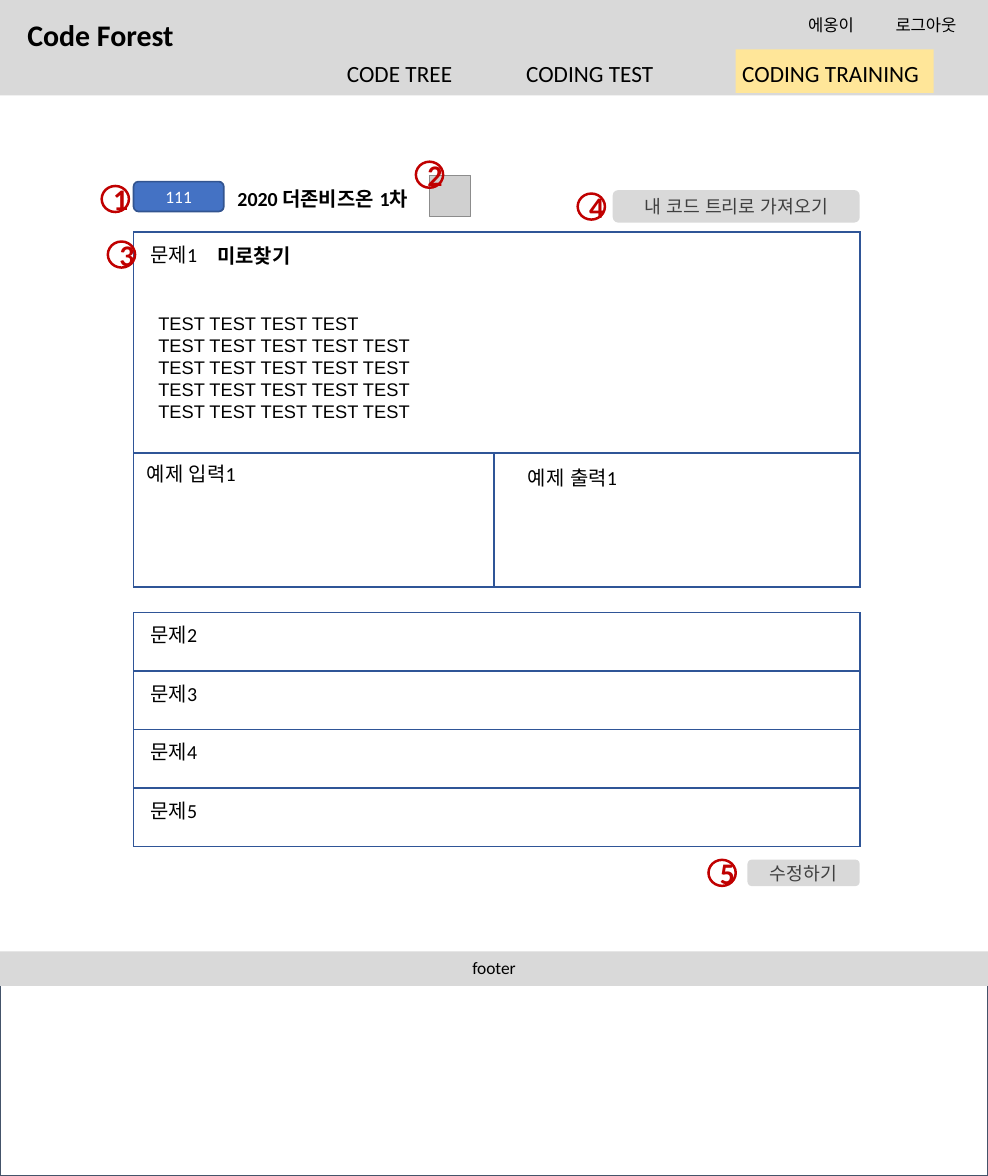
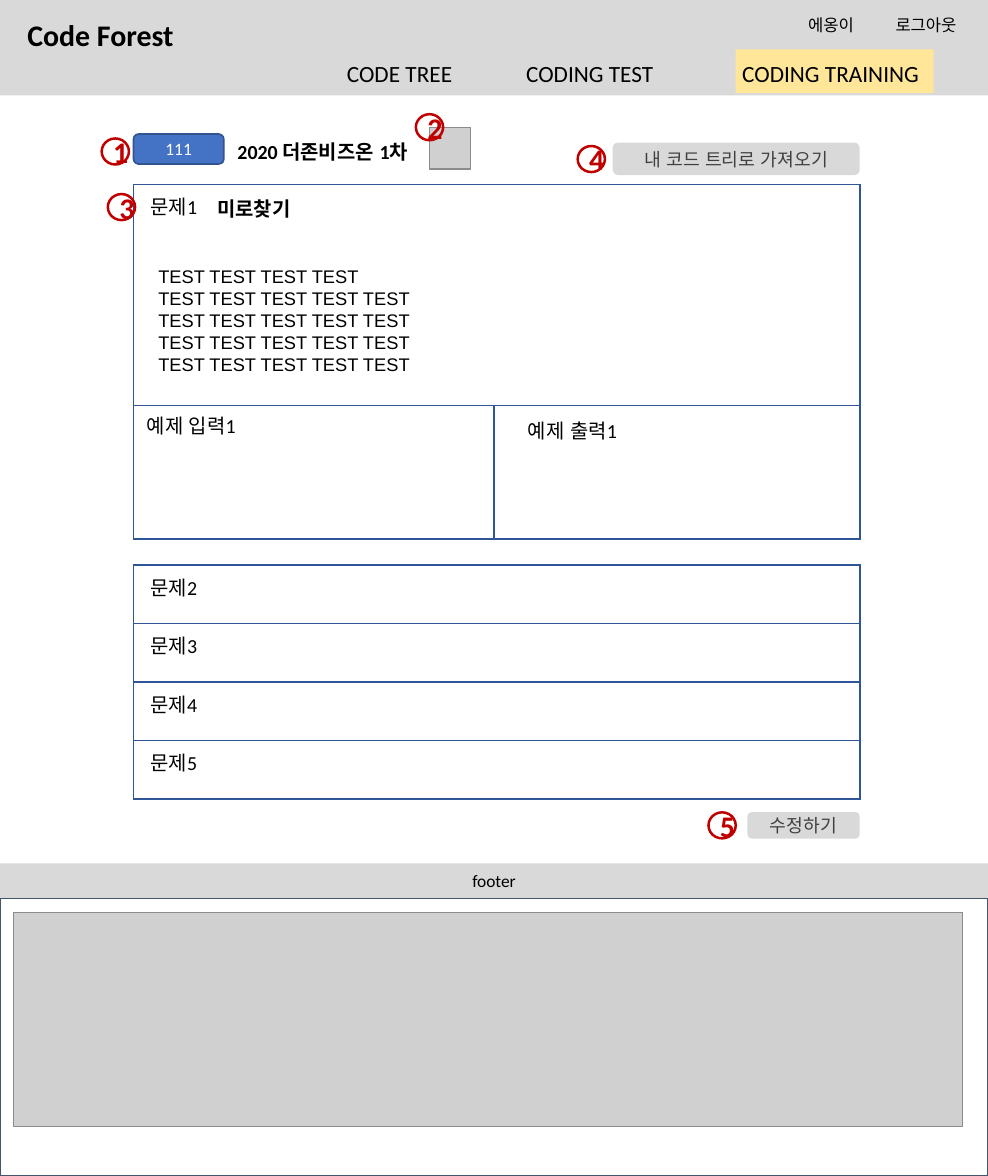
Before and after one commit to btcdd/document, a slide deck: slide 16 of 스토리보드.pptx. Drawn at 988x1176 pixels with LibreOffice and Linux fonts; fonts in the diff are those of the drawing; grey boxes stand for pictures. Boxes give left, top, right and bottom in pixels: in the first picture for what was removed or moved away, otherwise in the second. Text is boxed around its words. In the diff, an @@ line names an element or a change of style, - is before the commit and + after.

```diff
--- a/스토리보드.pptx
+++ b/스토리보드.pptx
@@ 3 texts, 3 ellipses, 2 rectangles, 1 rounded rectangle: place and size @@
-3 texts, 3 ellipses, 2 rectangles, 1 rounded rectangle at (102, 161, 860, 885)
+3 texts, 3 ellipses, 2 rectangles, 1 rounded rectangle at (102, 115, 860, 839)
@@ 7 texts, 5 rectangles, 2 rounded rectangles, 2 ellipses, 1 picture: place and size @@
-7 texts, 5 rectangles, 2 rounded rectangles, 2 ellipses, 1 picture at (134, 176, 860, 886)
+7 texts, 5 rectangles, 2 rounded rectangles, 2 ellipses, 1 picture at (134, 128, 860, 839)
@@ rectangle: place and size @@
-rectangle at (0, 951, 988, 986)
+rectangle at (0, 864, 988, 898)
@@ text "footer": place and size @@
-text "footer" at (472, 962, 515, 974)
+text "footer" at (472, 875, 515, 887)
@@ rectangle: place and size @@
-rectangle at (0, 984, 988, 1176)
+rectangle at (0, 898, 988, 1176)
@@ picture added at (13, 913, 962, 1127) @@
```
Also in this commit, not shown: 11 other slides changed.
